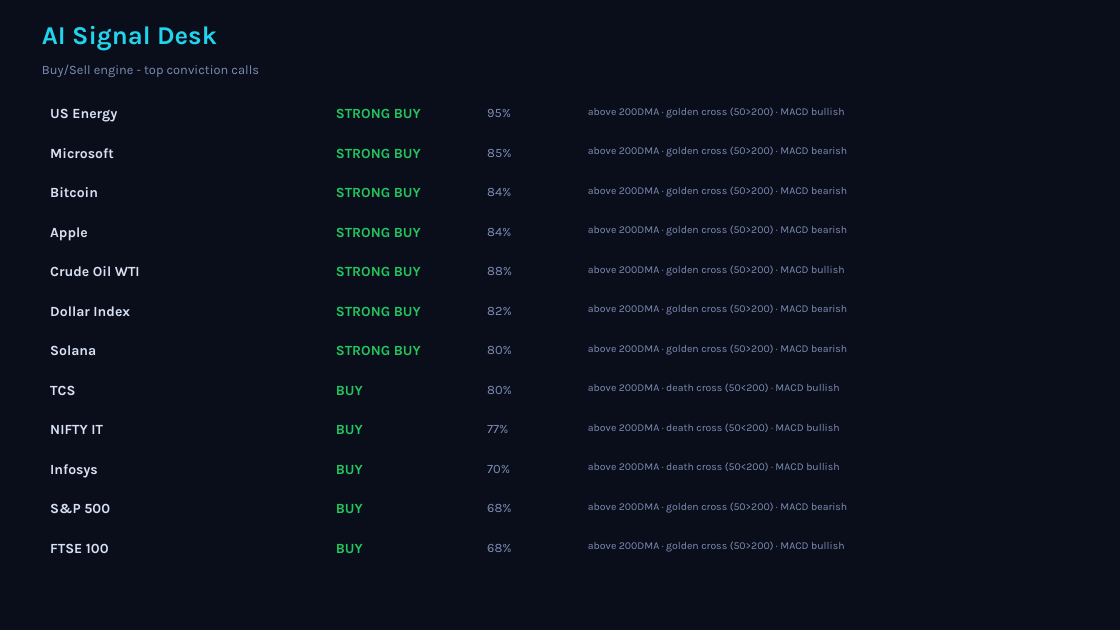
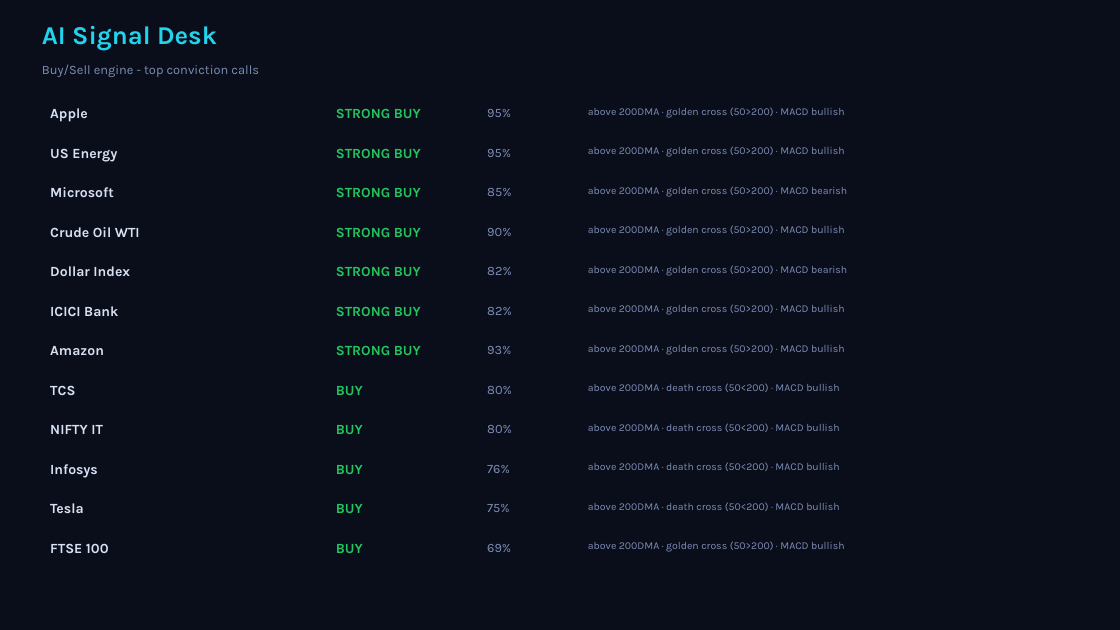
Before and after one commit to Pravkum23/pmr-terminal, a slide deck: slide 4 of docs/pmr_daily.pptx. Drawn at 1120x630 pixels with LibreOffice and Linux fonts; fonts in the diff are those of the drawing. Boxes give left, top, right and bottom in pixels: in the first picture for what was removed or moved away, otherwise in the second. Text is boxed around its words. In the diff, an @@ line names an element or a change of style, - is before the commit and + after.

```diff
--- a/docs/pmr_daily.pptx
+++ b/docs/pmr_daily.pptx
@@ text "Apple": place and size @@
-text "Apple" at (50, 227, 87, 241)
+text "Apple" at (50, 108, 87, 122)
@@ text at (588, 146, 844, 157): text changed @@
-above 200DMA · golden cross (50>200) · MACD bearish
+above 200DMA · golden cross (50>200) · MACD bullish
@@ text removed at (50, 187, 98, 197) @@
-Bitcoin
@@ 3 texts: place and size @@
-3 texts at (50, 108, 511, 158)
+3 texts at (50, 148, 511, 197)
@@ text removed at (487, 188, 511, 196) @@
-84%
@@ text "Crude Oil WTI": place and size @@
-text "Crude Oil WTI" at (50, 266, 140, 276)
+text "Crude Oil WTI" at (50, 227, 140, 237)
@@ text at (487, 228, 511, 236): text changed @@
-84%
+90%
@@ text at (588, 225, 844, 236): text changed @@
-above 200DMA · golden cross (50>200) · MACD bearish
+above 200DMA · golden cross (50>200) · MACD bullish
@@ text "Dollar Index": place and size @@
-text "Dollar Index" at (50, 306, 130, 316)
+text "Dollar Index" at (50, 266, 130, 276)
@@ text at (588, 265, 847, 276): text changed @@
-above 200DMA · golden cross (50>200) · MACD bullish
+above 200DMA · golden cross (50>200) · MACD bearish
@@ text added at (50, 306, 118, 316), 12 pt, text #D7E1F3, bold @@
+ICICI Bank
@@ text at (588, 304, 844, 315): text changed @@
-above 200DMA · golden cross (50>200) · MACD bearish
+above 200DMA · golden cross (50>200) · MACD bullish
@@ text at (50, 346, 104, 355): text changed @@
-Solana
+Amazon
@@ text added at (487, 346, 511, 354), 11 pt, text #7C8DB5 @@
+93%
@@ text at (588, 344, 844, 355): text changed @@
-above 200DMA · golden cross (50>200) · MACD bearish
+above 200DMA · golden cross (50>200) · MACD bullish
@@ text "80%": place and size @@
-text "80%" at (487, 346, 512, 354)
+text "80%" at (487, 425, 512, 433)
@@ text removed at (487, 425, 508, 433) @@
-77%
@@ text at (50, 503, 83, 513): text changed @@
-S&P 500
+Tesla
@@ text at (487, 504, 510, 512): text changed @@
-68%
+75%
@@ text at (588, 502, 839, 511): text changed @@
-above 200DMA · golden cross (50>200) · MACD bearish
+above 200DMA · death cross (50<200) · MACD bullish
```
Also in this commit, not shown: 4 other slides changed, 2 other files.
